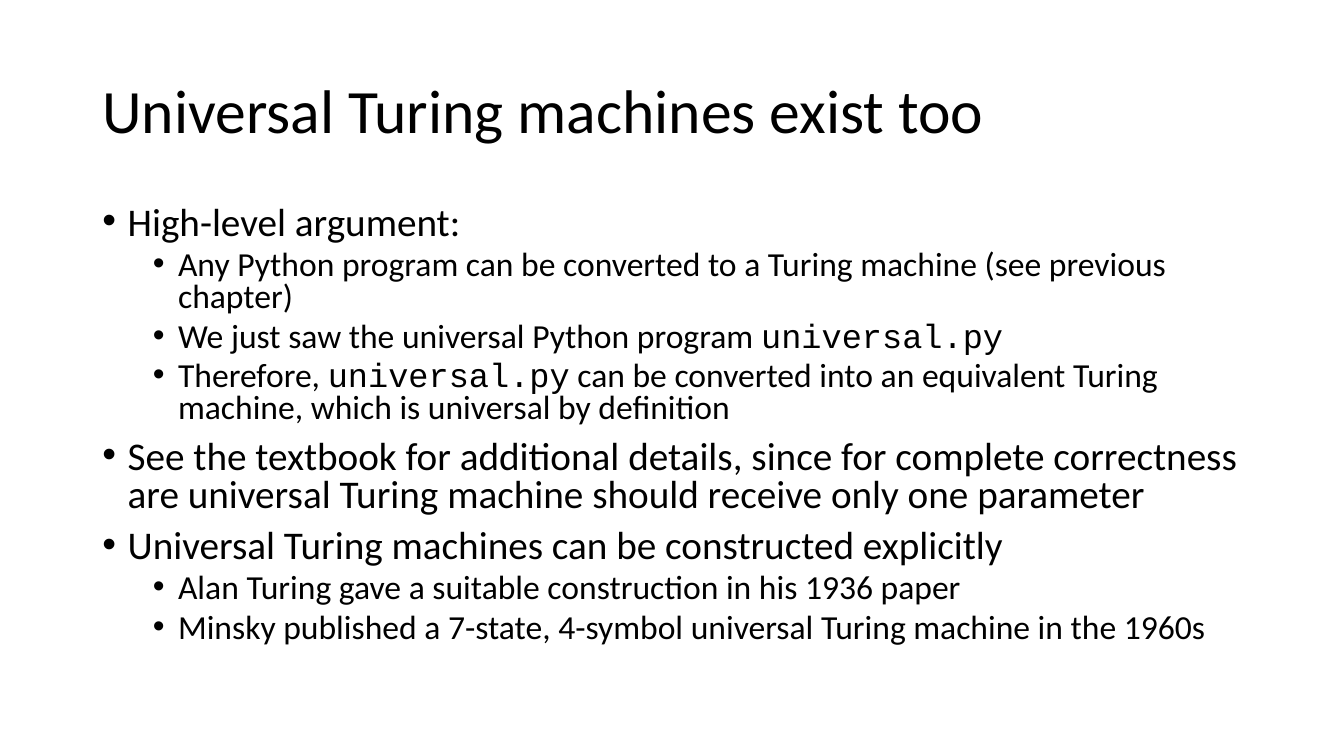
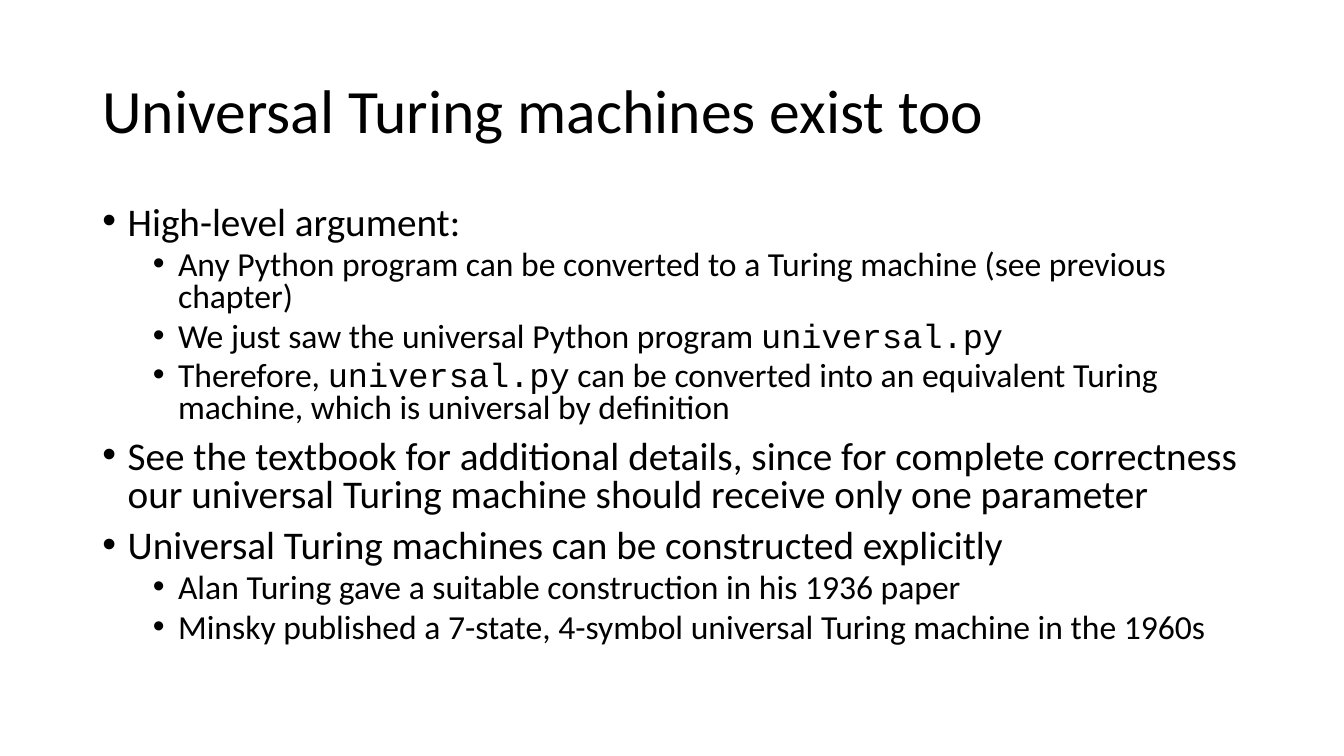
Before and after one commit to dickinson-comp314-sp2023/web, a slide deck: slide 6 of resources/class06/06-universal-programs.pptx. Drawn at 1344x756 pixels with LibreOffice and Linux fonts; fonts in the diff are those of the drawing. Boxes give left, top, right and bottom in pixels: in the first picture for what was removed or moved away, otherwise in the second. Text is boxed around its words. In the diff, an @@ line names an element or a change of style, - is before the commit and + after.

Commit message:
minor update

```diff
--- a/resources/class06/06-universal-programs.pptx
+++ b/resources/class06/06-universal-programs.pptx
@@ text at <box>128,442,1236,515</box>: text changed @@
-• See the textbook for additional details, since for complete correctness are universal Turing machine should receive only one parameter
+• See the textbook for additional details, since for complete correctness our universal Turing machine should receive only one parameter
```
